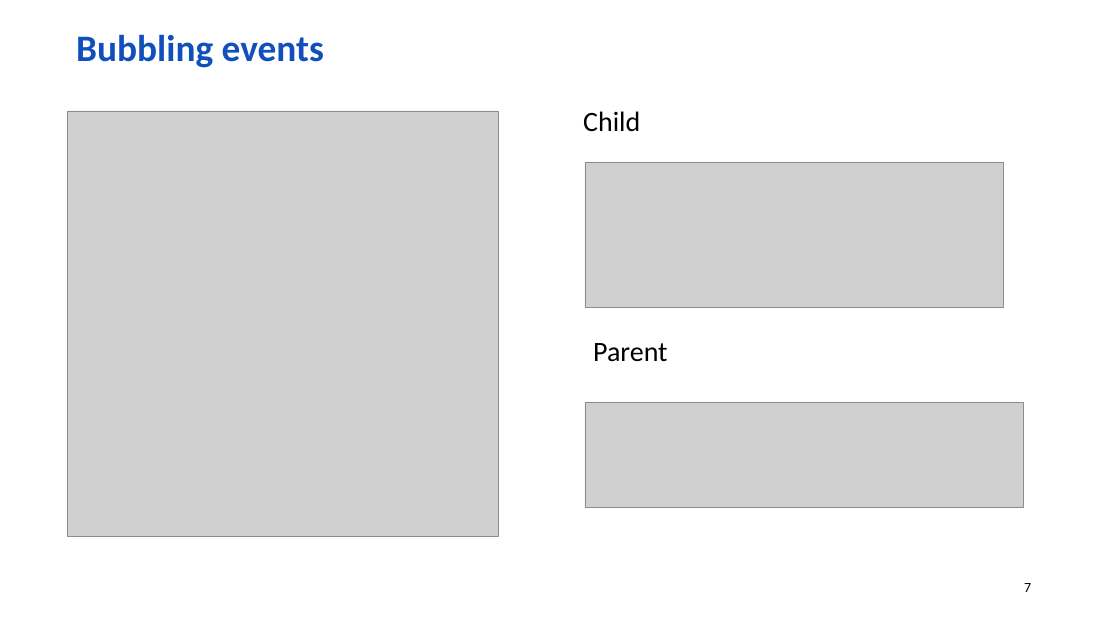
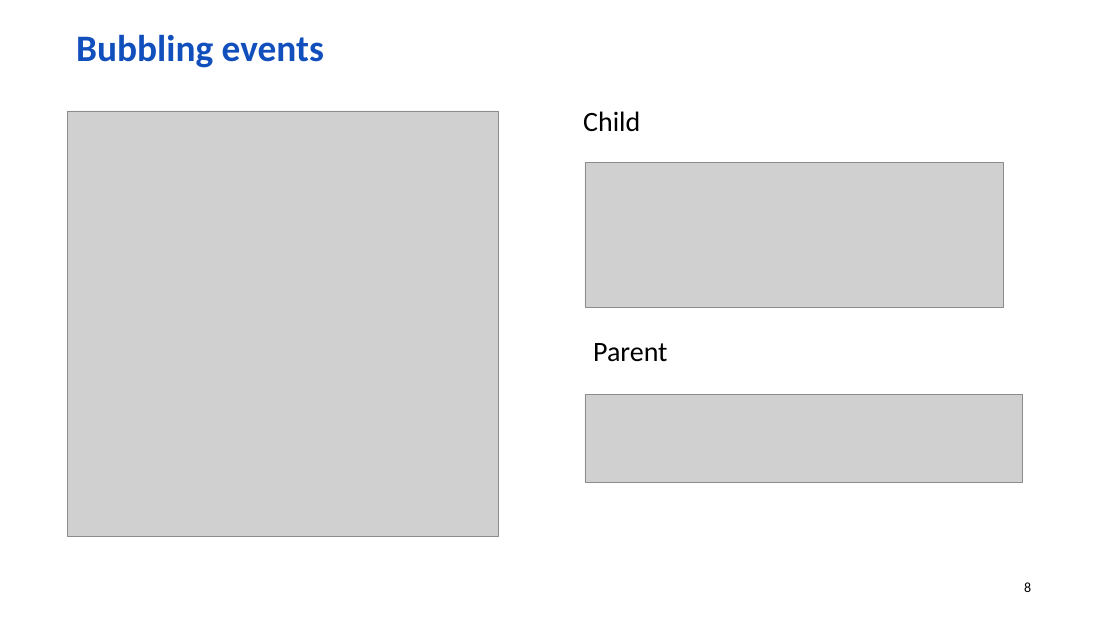
Before and after one commit to wolf-off/dom-di, a slide deck: slide 8 of DOM-DI_short.pptx (slide 7 before the commit). Drawn at 1120x630 pixels with LibreOffice and Linux fonts; fonts in the diff are those of the drawing; grey boxes stand for pictures; background and template pictures are left out. Boxes give left, top, right and bottom in pixels: in the first picture for what was removed or moved away, otherwise in the second. Text is boxed around its words. In the diff, an @@ line names an element or a change of style, - is before the commit and + after.

```diff
--- a/DOM-DI_short.pptx
+++ b/DOM-DI_short.pptx
@@ picture: place and size @@
-picture at [585, 402, 1023, 507]
+picture at [585, 394, 1023, 482]
@@ page number at [1024, 582, 1031, 592]: text changed @@
-7
+8
```
Also in this commit, not shown: 1 other slide changed, 1 slide added, 2 other files.
